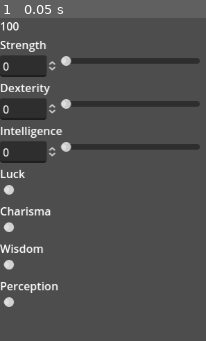
Above: before the commit, frame 1.
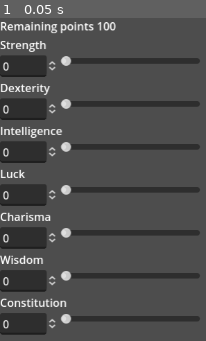
Above: after the commit, the same moment.

Repository: Gordope/CoT
Game: Godot game, scene res://control_(root).tscn
Two runs of this game, one before a commit and one after it. Both use one fixed random seed, a clock stepped at 60 frames per second and the inputs below.
Inputs:
- Up to frame 1 (0.05 s): no input

The runs differ from the first frame. In frame 1, 13% of the frame differs, in the area x 0-98%, y 1-99%.

Commit message:
Did all stats

Diff:
--- a/control_(root).gd
+++ b/control_(root).gd
@@ -7,15 +7,23 @@
 var luck = 0
 var char = 0
 var wis = 0
-var per = 0
+var con = 0
 
-@onready var remaining_points = get_node("VBoxContainer/Label (Remaining points)")
+@onready var remaining_points = get_node("VBoxContainer/HBoxContainer/Value points")
 @onready var str_spinbox = get_node("VBoxContainer/HBoxContainer (str)/Value str")
 @onready var str_slider = get_node("VBoxContainer/HBoxContainer (str)/HSlider str")
 @onready var dex_spinbox = get_node("VBoxContainer/HBoxContainer (dex)/Value dex")
 @onready var dex_slider = get_node("VBoxContainer/HBoxContainer (dex)/HSlider dex")
 @onready var int_spinbox = get_node("VBoxContainer/HBoxContainer (int)/Value int")
 @onready var int_slider = get_node("VBoxContainer/HBoxContainer (int)/HSlider int")
+@onready var luck_spinbox = get_node("VBoxContainer/HBoxContainer (luck)/Value luck")
+@onready var luck_slider = get_node("VBoxContainer/HBoxContainer (luck)/HSlider luck")
+@onready var char_spinbox = get_node("VBoxContainer/HBoxContainer (char)/Value char")
+@onready var char_slider = get_node("VBoxContainer/HBoxContainer (char)/HSlider char")
+@onready var wis_spinbox = get_node("VBoxContainer/HBoxContainer (wis)/Value wis")
+@onready var wis_slider = get_node("VBoxContainer/HBoxContainer (wis)/HSlider wis")
+@onready var con_spinbox = get_node("VBoxContainer/HBoxContainer (con)/Value con")
+@onready var con_slider = get_node("VBoxContainer/HBoxContainer (con)/HSlider con")
 
 func _ready() -> void:
 	remaining_points.text = str(100)
@@ -56,3 +64,51 @@
 	remaining_points.text = str(maxPoints)
 	intel = value
 	int_slider.value = int(value)
+
+func _on_h_slider_luck_value_changed(value: float) -> void:
+	maxPoints += luck - value
+	remaining_points.text = str(maxPoints)
+	luck = value
+	luck_spinbox.value = value
+
+func _on_value_luck_value_changed(value: float) -> void:
+	maxPoints += luck - value
+	remaining_points.text = str(maxPoints)
+	luck = value
+	luck_slider.value = int(value)
+
+func _on_h_slider_char_value_changed(value: float) -> void:
+	maxPoints += char - value
+	remaining_points.text = str(maxPoints)
+	char = value
+	char_spinbox.value = value
+
+func _on_value_char_value_changed(value: float) -> void:
+	maxPoints += char - value
+	remaining_points.text = str(maxPoints)
+	char = value
+	char_slider.value = int(value)
+
+func _on_h_slider_wis_value_changed(value: float) -> void:
+	maxPoints += wis - value
+	remaining_points.text = str(maxPoints)
+	wis = value
+	wis_spinbox.value = value
+
+func _on_value_wis_value_changed(value: float) -> void:
+	maxPoints += wis - value
+	remaining_points.text = str(maxPoints)
+	wis = value
+	wis_slider.value = int(value)
+
+func _on_h_slider_con_value_changed(value: float) -> void:
+	maxPoints += con - value
+	remaining_points.text = str(maxPoints)
+	con = value
+	con_spinbox.value = value
+
+func _on_value_con_value_changed(value: float) -> void:
+	maxPoints += con - value
+	remaining_points.text = str(maxPoints)
+	con = value
+	con_slider.value = int(value)
--- a/control_(root).tscn
+++ b/control_(root).tscn
@@ -17,7 +17,14 @@
 offset_right = 755.0
 offset_bottom = 401.0
 
-[node name="Label (Remaining points)" type="Label" parent="VBoxContainer"]
+[node name="HBoxContainer" type="HBoxContainer" parent="VBoxContainer"]
+layout_mode = 2
+
+[node name="Remaining points" type="Label" parent="VBoxContainer/HBoxContainer"]
+layout_mode = 2
+text = "Remaining points"
+
+[node name="Value points" type="Label" parent="VBoxContainer/HBoxContainer"]
 layout_mode = 2
 
 [node name="Label str" type="Label" parent="VBoxContainer"]
@@ -75,12 +82,14 @@
 [node name="HBoxContainer (luck)" type="HBoxContainer" parent="VBoxContainer"]
 layout_mode = 2
 
-[node name="Value luck" type="Label" parent="VBoxContainer/HBoxContainer (luck)"]
+[node name="Value luck" type="SpinBox" parent="VBoxContainer/HBoxContainer (luck)"]
 layout_mode = 2
+max_value = 30.0
 
 [node name="HSlider luck" type="HSlider" parent="VBoxContainer/HBoxContainer (luck)"]
+custom_minimum_size = Vector2(200, 0)
 layout_mode = 2
-max_value = 50.0
+max_value = 30.0
 
 [node name="Label char" type="Label" parent="VBoxContainer"]
 layout_mode = 2
@@ -89,12 +98,14 @@
 [node name="HBoxContainer (char)" type="HBoxContainer" parent="VBoxContainer"]
 layout_mode = 2
 
-[node name="Value char" type="Label" parent="VBoxContainer/HBoxContainer (char)"]
+[node name="Value char" type="SpinBox" parent="VBoxContainer/HBoxContainer (char)"]
 layout_mode = 2
+max_value = 30.0
 
 [node name="HSlider char" type="HSlider" parent="VBoxContainer/HBoxContainer (char)"]
+custom_minimum_size = Vector2(200, 0)
 layout_mode = 2
-max_value = 50.0
+max_value = 30.0
 
 [node name="Label wis" type="Label" parent="VBoxContainer"]
 layout_mode = 2
@@ -103,26 +114,31 @@
 [node name="HBoxContainer (wis)" type="HBoxContainer" parent="VBoxContainer"]
 layout_mode = 2
 
-[node name="Value wis" type="Label" parent="VBoxContainer/HBoxContainer (wis)"]
+[node name="Value wis" type="SpinBox" parent="VBoxContainer/HBoxContainer (wis)"]
+layout_mode = 2
+max_value = 30.0
+
+[node name="HSlider wis" type="HSlider" parent="VBoxContainer/HBoxContainer (wis)"]
+custom_minimum_size = Vector2(200, 0)
+layout_mode = 2
+max_value = 30.0
+
+[node name="Label con" type="Label" parent="VBoxContainer"]
+layout_mode = 2
+text = "Constitution
+"
+
+[node name="HBoxContainer (con)" type="HBoxContainer" parent="VBoxContainer"]
 layout_mode = 2
 
-[node name="HSlider wis" type="HSlider" parent="VBoxContainer/HBoxContainer (wis)"]
+[node name="Value con" type="SpinBox" parent="VBoxContainer/HBoxContainer (con)"]
 layout_mode = 2
-max_value = 50.0
+max_value = 30.0
 
-[node name="Label per" type="Label" parent="VBoxContainer"]
+[node name="HSlider con" type="HSlider" parent="VBoxContainer/HBoxContainer (con)"]
+custom_minimum_size = Vector2(200, 0)
 layout_mode = 2
-text = "Perception"
-
-[node name="HBoxContainer (per)" type="HBoxContainer" parent="VBoxContainer"]
-layout_mode = 2
-
-[node name="Value per" type="Label" parent="VBoxContainer/HBoxContainer (per)"]
-layout_mode = 2
-
-[node name="HSlider per" type="HSlider" parent="VBoxContainer/HBoxContainer (per)"]
-layout_mode = 2
-max_value = 50.0
+max_value = 30.0
 
 [connection signal="value_changed" from="VBoxContainer/HBoxContainer (str)/Value str" to="." method="_on_value_str_value_changed"]
 [connection signal="value_changed" from="VBoxContainer/HBoxContainer (str)/HSlider str" to="." method="_on_h_slider_str_value_changed"]
@@ -130,4 +146,11 @@
 [connection signal="value_changed" from="VBoxContainer/HBoxContainer (dex)/HSlider dex" to="." method="_on_h_slider_dex_value_changed"]
 [connection signal="value_changed" from="VBoxContainer/HBoxContainer (int)/Value int" to="." method="_on_value_int_value_changed"]
 [connection signal="value_changed" from="VBoxContainer/HBoxContainer (int)/HSlider int" to="." method="_on_h_slider_int_value_changed"]
+[connection signal="value_changed" from="VBoxContainer/HBoxContainer (luck)/Value luck" to="." method="_on_value_luck_value_changed"]
+[connection signal="value_changed" from="VBoxContainer/HBoxContainer (luck)/HSlider luck" to="." method="_on_h_slider_luck_value_changed"]
+[connection signal="value_changed" from="VBoxContainer/HBoxContainer (char)/Value char" to="." method="_on_value_char_value_changed"]
+[connection signal="value_changed" from="VBoxContainer/HBoxContainer (char)/HSlider char" to="." method="_on_h_slider_char_value_changed"]
+[connection signal="value_changed" from="VBoxContainer/HBoxContainer (wis)/Value wis" to="." method="_on_value_wis_value_changed"]
 [connection signal="value_changed" from="VBoxContainer/HBoxContainer (wis)/HSlider wis" to="." method="_on_h_slider_wis_value_changed"]
+[connection signal="value_changed" from="VBoxContainer/HBoxContainer (con)/Value con" to="." method="_on_value_con_value_changed"]
+[connection signal="value_changed" from="VBoxContainer/HBoxContainer (con)/HSlider con" to="." method="_on_h_slider_con_value_changed"]
